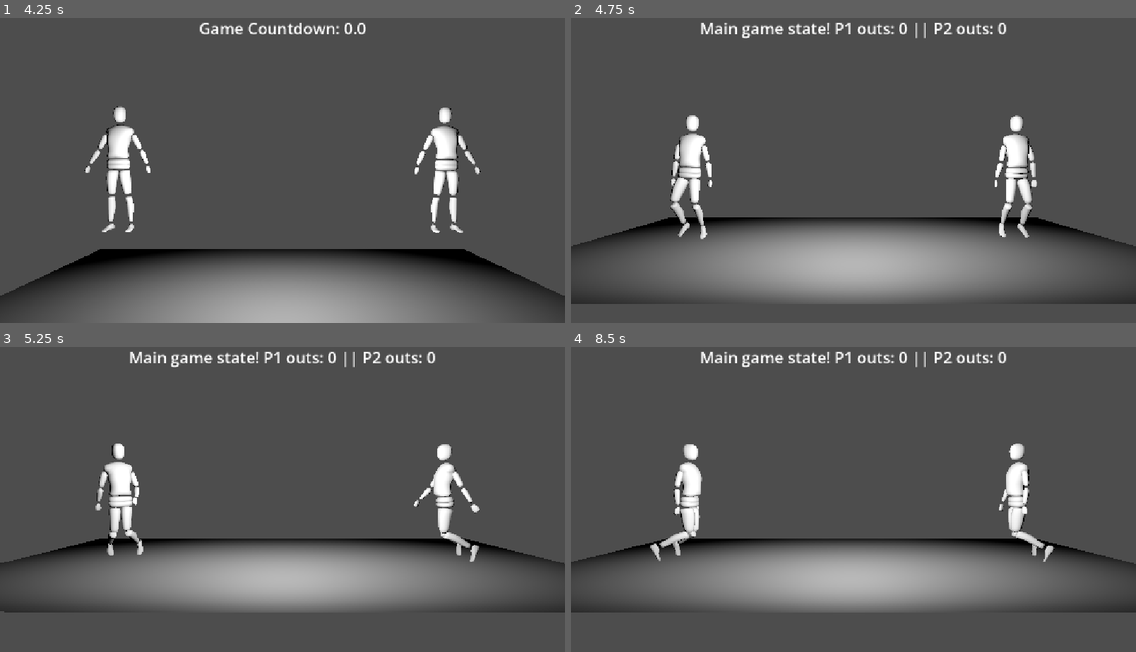
Above: before the commit, frames 1-4 (two rows, left to right).
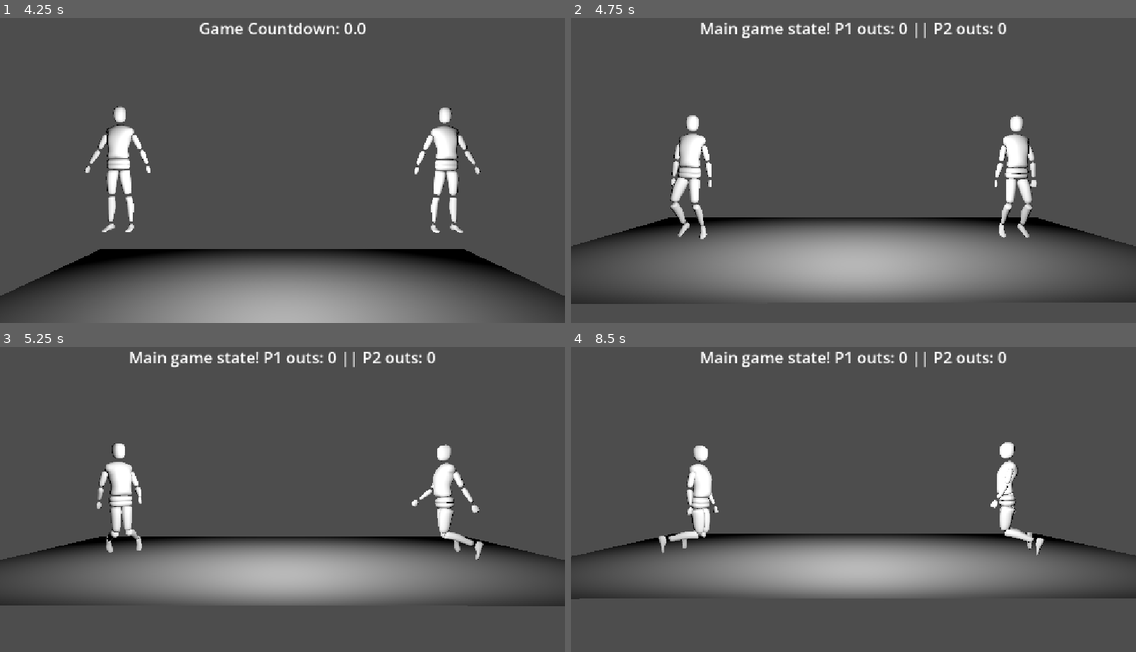
Above: after the commit, the same moments.

Repository: The-MEDINA/SNAP-back
Game: Godot game, scene res://Scenes/controlsTesting.tscn
Same seed, same stepped clock (60 frames per second), same inputs: the game is played once before the commit and once after it.
Inputs:
- Up to frame 1 (4.25 s): tap Enter at 0.5 s; hold D (LeftThumbstickRight) 0.53-1.28 s; tap 3 (DebugStart) at 1.25 s; hold 1 (DebugPlayer1Down) 1.28-2.03 s; hold D (LeftThumbstickRight) 2.03-2.78 s; hold W (LeftThumbstickUp) 2.78-3.53 s; hold S (LeftThumbstickDown) from 3.53 s (still down)
- Up to frame 2 (4.75 s): keep holding S (LeftThumbstickDown)
- Up to frame 3 (5.25 s): release S (LeftThumbstickDown) at 5.03 s; hold 1 (DebugPlayer1Down) from 5.03 s (still down)
- Up to frame 4 (8.5 s): release 1 (DebugPlayer1Down) at 5.78 s; hold D (LeftThumbstickRight) 5.78-6.53 s; hold W (LeftThumbstickUp) 6.53-7.28 s; hold D (LeftThumbstickRight) 7.28-8.03 s; hold 1 (DebugPlayer1Down) from 8.03 s (still down)

Frame 1 is identical in both runs. In frame 2, 0.2% of the frame differs, in the area x 3-100%, y 31-94%; in frame 3, 3.2%; in frame 4, 12%, in the area x 0-100%, y 31-88%.

Commit message:
Spin avoidance WIP

Diff:
--- a/snap-back/Character/bottom_1.tscn
+++ b/snap-back/Character/bottom_1.tscn
@@ -33,14 +33,16 @@
 [node name="Bottom1" unique_id=623702786 instance=ExtResource("1_3jd42")]
 script = ExtResource("2_bcssu")
 
-[node name="PhysicalBoneSimulator3D" type="PhysicalBoneSimulator3D" parent="ArmatureBottom/Skeleton3D" parent_id_path=PackedInt32Array(1758441450) index="1" unique_id=811698593]
+[node name="PhysicalBoneSimulator3D" type="PhysicalBoneSimulator3D" parent="ArmatureBottom/Skeleton3D" parent_id_path=PackedInt32Array(1387098820) index="1" unique_id=811698593]
 
 [node name="Physical Bone RootHip" type="PhysicalBone3D" parent="ArmatureBottom/Skeleton3D/PhysicalBoneSimulator3D" index="0" unique_id=689068339]
-transform = Transform3D(0.08975667, -0.99596375, -3.2918223e-07, -1.4031692e-05, -1.5950582e-06, 1, -0.99596375, -0.08975667, -1.4118223e-05, 1.0742895e-08, -0.055213884, 0.02947798)
+transform = Transform3D(0.08975667, -0.99596375, -3.2971005e-07, -1.4025811e-05, -1.5950582e-06, 1, -0.99596375, -0.08975667, -1.41123655e-05, 1.0742895e-08, -0.055213884, 0.02947798)
 visible = false
-joint_offset = Transform3D(1, 0, 0, 0, 1, 0, 0, 0, 1, 5.6081e-09, 6.7055863e-09, 0.013876021)
-body_offset = Transform3D(1, -5.9604645e-08, -4.0415762e-07, -4.041567e-07, 3.3523975e-09, -1, 0, 1, 3.3512606e-09, 0, 0.013876021, -6.7520887e-09)
+joint_offset = Transform3D(1, 0, 0, 0, 1, 0, 0, 0, 1, 5.689702e-09, 6.7055863e-09, 0.013876021)
+body_offset = Transform3D(1, -5.9604645e-08, -4.100384e-07, -4.100384e-07, 3.3523975e-09, -1, 0, 1, 3.3512606e-09, 0, 0.013876021, -6.7520887e-09)
 mass = 0.5
+angular_damp_mode = 1
+angular_damp = 100.0
 bone_name = "RootHip"
 
 [node name="CollisionShape3D" type="CollisionShape3D" parent="ArmatureBottom/Skeleton3D/PhysicalBoneSimulator3D/Physical Bone RootHip" index="0" unique_id=783434648]
@@ -48,10 +50,10 @@
 shape = SubResource("BoxShape3D_wfeev")
 
 [node name="Physical Bone HipL" type="PhysicalBone3D" parent="ArmatureBottom/Skeleton3D/PhysicalBoneSimulator3D" index="1" unique_id=145298632]
-transform = Transform3D(-4.598264e-08, -1.6271781e-07, -1, 0.99596256, 0.08977063, -6.040426e-08, 0.08977063, -0.99596256, 1.5793292e-07, 0.045594558, -0.069089904, 0.02947818)
+transform = Transform3D(-4.598264e-08, -1.6253401e-07, -1, 0.99596256, 0.08977063, -6.0387755e-08, 0.08977063, -0.99596256, 1.5774987e-07, 0.045594558, -0.069089904, 0.02947818)
 joint_type = 3
-joint_offset = Transform3D(1, 0, 0, 0, 1, 0, 0, 0, 1, 4.143742e-10, 7.5552595e-09, 0.04559455)
-body_offset = Transform3D(1, -4.5448542e-07, -9.088165e-09, 1.3622108e-08, 3.8447837e-08, -1.0000001, 5.066395e-07, 1, -2.295863e-09, 0, 0.045594554, -7.450581e-09)
+joint_offset = Transform3D(1, 0, 0, 0, 1, 0, 0, 0, 1, 4.1437415e-10, 7.546879e-09, 0.04559455)
+body_offset = Transform3D(1, -4.5448542e-07, -9.088163e-09, 1.3622108e-08, 3.863164e-08, -1.0000001, 5.066395e-07, 1, -2.1120599e-09, 0, 0.045594554, -7.450581e-09)
 bone_name = "HipL"
 joint_constraints/angular_limit_enabled = true
 joint_constraints/angular_limit_upper = 90.0
@@ -66,11 +68,11 @@
 disabled = true
 
 [node name="Physical Bone ThighL" type="PhysicalBone3D" parent="ArmatureBottom/Skeleton3D/PhysicalBoneSimulator3D" index="2" unique_id=138587844]
-transform = Transform3D(0.100157194, -0.9901095, -0.098242946, 0.1197091, -0.08603075, 0.9890745, -0.9877441, -0.11082349, 0.1099085, 0.11058243, -0.2643342, 0.0077820458)
+transform = Transform3D(0.100157194, -0.9901095, -0.098242946, 0.1197091, -0.08603075, 0.9890745, -0.9877441, -0.11082349, 0.109908506, 0.11058243, -0.2643342, 0.0077820458)
 visible = false
 joint_type = 2
-joint_offset = Transform3D(1, 0, 0, 0, 1, 0, 0, 0, 1, -7.9420595e-08, 6.260376e-08, 0.19740099)
-body_offset = Transform3D(1.0000001, -3.7252903e-08, 4.0233135e-07, 3.427267e-07, -2.8871e-07, -1, 0, 1.0000002, -2.7939677e-07, 0, 0.19740099, -7.450581e-09)
+joint_offset = Transform3D(1, 0, 0, 0, 1, 0, 0, 0, 1, -8.089135e-08, 6.2419915e-08, 0.19740099)
+body_offset = Transform3D(1.0000001, -3.7252903e-08, 4.0978193e-07, 3.427267e-07, -2.8871e-07, -1, 0, 1.0000002, -2.7846545e-07, 0, 0.19740099, -7.450581e-09)
 bone_name = "ThighL"
 joint_constraints/swing_span = 45.0
 joint_constraints/twist_span = 90.0
@@ -83,12 +85,12 @@
 shape = SubResource("CapsuleShape3D_wfeev")
 
 [node name="Physical Bone CalfL" type="PhysicalBone3D" parent="ArmatureBottom/Skeleton3D/PhysicalBoneSimulator3D" index="3" unique_id=1793242508]
-transform = Transform3D(0.04556067, 0.010271612, -0.99890876, 0.11168428, -0.99373055, -0.0051243957, -0.9926988, -0.11132894, -0.046422206, 0.14212614, -0.6643913, -0.03994967)
+transform = Transform3D(0.04556067, 0.010271612, -0.99890876, 0.11168428, -0.99373055, -0.005124396, -0.9926988, -0.11132894, -0.046422202, 0.14212614, -0.6643913, -0.03994967)
 visible = false
 joint_type = 3
 joint_offset = Transform3D(0.99999106, 2.7755356e-17, -7.450558e-09, 0, 0.9999921, 3.725279e-09, 7.450514e-09, -3.7252608e-09, 0.99999696, -0.0035247114, -0.20655201, 0.009878954)
 joint_rotation = Vector3(-3.7252903e-09, -7.450581e-09, 0)
-body_offset = Transform3D(0.9984643, -0.019517764, -0.05184739, 0.017042324, 0.99871314, -0.04776425, 0.05271291, 0.04680733, 0.9975123, 6.3329935e-08, 0.20681813, -4.3213367e-07)
+body_offset = Transform3D(0.9984643, -0.019517764, -0.051847387, 0.017042324, 0.99871314, -0.047764253, 0.05271291, 0.04680733, 0.9975123, 6.3329935e-08, 0.20681813, -4.3213367e-07)
 friction = 0.1
 bounce = 0.1
 bone_name = "CalfL"
@@ -104,10 +106,10 @@
 shape = SubResource("CapsuleShape3D_r8iig")
 
 [node name="Physical Bone HipR" type="PhysicalBone3D" parent="ArmatureBottom/Skeleton3D/PhysicalBoneSimulator3D" index="4" unique_id=121936568]
-transform = Transform3D(-9.436791e-08, -6.39884e-08, 1, -0.089771144, 0.9959625, 5.5258525e-08, -0.99596244, -0.08977115, -9.97312e-08, -0.045594547, -0.06909003, 0.029478291)
+transform = Transform3D(-9.441386e-08, -6.394245e-08, 1, -0.089771144, 0.9959625, 5.5208634e-08, -0.99596244, -0.08977115, -9.977285e-08, -0.045594547, -0.06909003, 0.029478291)
 joint_type = 3
-joint_offset = Transform3D(1, 0, 0, 0, 1, 0, 0, 0, 1, 9.556151e-08, 1.3363757e-07, 0.045594554)
-body_offset = Transform3D(1, -7.450581e-09, 6.9277576e-08, -2.4896352e-09, -7.723442e-09, -1, 0, 1.0000001, 1.03710285e-08, -9.872019e-08, 0.045594554, -1.3411045e-07)
+joint_offset = Transform3D(1, 0, 0, 0, 1, 0, 0, 0, 1, 9.5559415e-08, 1.3363967e-07, 0.045594554)
+body_offset = Transform3D(1, -7.450581e-09, 6.932352e-08, -2.4436844e-09, -7.769393e-09, -1, 0, 1.0000001, 1.0325079e-08, -9.872019e-08, 0.045594554, -1.3411045e-07)
 bone_name = "HipR"
 joint_constraints/angular_limit_enabled = true
 joint_constraints/angular_limit_upper = 90.0
--- a/snap-back/Character/top.tscn
+++ b/snap-back/Character/top.tscn
@@ -171,10 +171,10 @@
 [node name="PhysicalBoneSimulator3D" type="PhysicalBoneSimulator3D" parent="ArmatureTop/Skeleton3D" unique_id=361372472]
 
 [node name="Physical Bone RootTorso" type="PhysicalBone3D" parent="ArmatureTop/Skeleton3D/PhysicalBoneSimulator3D" unique_id=197949460]
-transform = Transform3D(1, 2.3842188e-07, 2.1316282e-13, -2.180153e-08, 0.09144187, -0.99581045, -2.3742301e-07, 0.99581045, 0.09144187, 2.1539885e-10, 0.29997373, 0.0057995953)
-visible = false
-joint_offset = Transform3D(1, 0, 0, 0, 1, 0, 0, 0, 1, -2.1550778e-10, 2.2544565e-07, 0.25880635)
-body_offset = Transform3D(1, 3.2684966e-12, 2.2026825e-13, 2.220446e-13, -7.450581e-09, -1.0000001, -3.2969183e-12, 1.0000001, -7.450581e-09, 2.1545077e-10, 0.25880638, -2.2351742e-07)
+transform = Transform3D(1, 2.3842188e-07, 2.1316282e-13, -2.180153e-08, 0.09144187, -0.99581045, -2.3742301e-07, 0.99581045, 0.09144187, 2.1750916e-10, 0.29997373, 0.0057995953)
+visible = false
+joint_offset = Transform3D(1, 0, 0, 0, 1, 0, 0, 0, 1, -2.1761809e-10, 2.2544565e-07, 0.25880635)
+body_offset = Transform3D(1, 3.2684966e-12, 2.2026825e-13, 2.220446e-13, -7.450581e-09, -1.0000001, -3.2969183e-12, 1.0000001, -7.450581e-09, 2.1756108e-10, 0.25880638, -2.2351742e-07)
 mass = 4.0
 bone_name = "RootTorso"
 script = ExtResource("2_sca7e")
@@ -226,7 +226,7 @@
 body_offset = Transform3D(0.000627349, 0.0016790426, 0.9999989, 0.96251065, 0.271243, -0.0010592046, -0.2712444, 0.96250945, -0.0014460394, 0, 0.12817809, 2.7939677e-09)
 bone_name = "ForearmL"
 joint_constraints/angular_limit_enabled = false
-joint_constraints/angular_limit_upper = 169.99994
+joint_constraints/angular_limit_upper = 169.99992
 joint_constraints/angular_limit_lower = 0.0
 joint_constraints/angular_limit_bias = 0.3
 joint_constraints/angular_limit_softness = 0.9
@@ -281,7 +281,7 @@
 bone_name = "ForearmR"
 joint_constraints/angular_limit_enabled = false
 joint_constraints/angular_limit_upper = 0.0
-joint_constraints/angular_limit_lower = -169.99994
+joint_constraints/angular_limit_lower = -169.99992
 joint_constraints/angular_limit_bias = 0.3
 joint_constraints/angular_limit_softness = 0.9
 joint_constraints/angular_limit_relaxation = 1.0
--- a/snap-back/Scripts/characterController.gd
+++ b/snap-back/Scripts/characterController.gd
@@ -13,7 +13,7 @@
 @export var upwardCalfMovementMultiplier = 1.5
 @export var upwardCalfSplitMovementMultiplier = 0.5
 @export var calfMovementMultiplier = 250.0
-@export var calfSplitMovementMultiplier = 15.0
+@export var calfSplitMovementMultiplier = 17.5
 @export var upperArmSplitMovementMultiplier = 0.8
 @export var distanceForMaxSplitDiagonalMovement = 3.0
 
@@ -123,13 +123,14 @@
 	var space = get_world_3d().direct_space_state
 	var result = space.intersect_ray(query)
 	grounded = result.size() > 0
+	# Series of function calls for handling physics and input
+	_handlePlayerInput(delta)
 	if grounded:
 		if !splitPlayers:
 			_keepUpright()
 			_reduceMovement()
 			_rotateTowardTarget(otherPlayer.global_position, delta)
 			_setTopTransform()
-	_handlePlayerInput(delta)
 	if splitPlayers:
 		_tryReconnect(delta)
 	# Update safety timer if need be
@@ -157,6 +158,7 @@
 	# Rotate torso, apply oppsoite rotation to pelvis to avoid spinning forever
 	topJoint.angular_velocity += correction
 	bottomJoint.angular_velocity -= correction
+
 
 # Reduce movement to make player slide less
 func _reduceMovement() -> void:
@@ -240,16 +242,19 @@
 				print('Controlling top')
 		bumperPrevious = bumper
 	# Move the player along the ground with movement (seperately between arms and legs if split)
+	# Declared outside of if-statement for use later
+	var rightCalfInputChange
+	var leftCalfInputChange
 	if grounded || splitPlayers:
 		var calfMultiplier = calfSplitMovementMultiplier if splitPlayers else calfMovementMultiplier
 		var calfVectorMultiplier = Vector3(1,upwardCalfSplitMovementMultiplier if splitPlayers else upwardCalfMovementMultiplier,1) if grounded else Vector3(1,0,1)
-		var leftCalfInputChange = (leftCalfInput - lastLeftCalfInput) * calfVectorMultiplier
+		leftCalfInputChange = (leftCalfInput - lastLeftCalfInput) * calfVectorMultiplier
 		# Y shouldn't be allowed to be greater than 0, also no Y when airborne
 		if leftCalfInputChange.y > 0:
 			leftCalfInputChange.y = 0
 		if leftCalfInput.length() < lastLeftCalfInput.length():
 			bottomJoint.linear_velocity -= leftCalfInputChange * maxCalfControlDistance * calfMultiplier
-		var rightCalfInputChange = (rightCalfInput - lastRightCalfInput) * calfVectorMultiplier
+		rightCalfInputChange = (rightCalfInput - lastRightCalfInput) * calfVectorMultiplier
 		if rightCalfInputChange.y > 0:
 			rightCalfInputChange.y = 0
 		if rightCalfInput.length() < lastRightCalfInput.length():
@@ -258,10 +263,14 @@
 		# Arms have no grounded value, cannot move vertically
 		var leftUpperArmInputChange = (leftUpperArmInput - lastLeftUpperArmInput) * Vector3(1,0,1)
 		if leftUpperArmInput.length() < lastLeftUpperArmInput.length():
-			topJoint.global_position -= leftUpperArmInputChange * maxUpperArmControlDistance * upperArmSplitMovementMultiplier
+			topJoint.linear_velocity -= leftUpperArmInputChange * maxUpperArmControlDistance * upperArmSplitMovementMultiplier
 		var rightUpperArmInputChange = (rightUpperArmInput - lastRightUpperArmInput) * Vector3(1,0,1)
 		if rightUpperArmInput.length() < lastRightUpperArmInput.length():
-			topJoint.global_position -= rightUpperArmInputChange * maxUpperArmControlDistance * upperArmSplitMovementMultiplier
+			topJoint.linear_velocity -= rightUpperArmInputChange * maxUpperArmControlDistance * upperArmSplitMovementMultiplier
+	# If any form of leg input change is present, raise character up to prevent impact on floor
+	if !splitPlayers && grounded:
+		var inputChange = abs(rightCalfInputChange) + abs(leftCalfInputChange)
+		bottomJoint.linear_velocity += Vector3.UP * inputChange * 9.81
 	# Save thumbstick positions for use on next tick
 	lastLeftCalfInput = leftCalfInput
 	lastRightCalfInput = rightCalfInput
